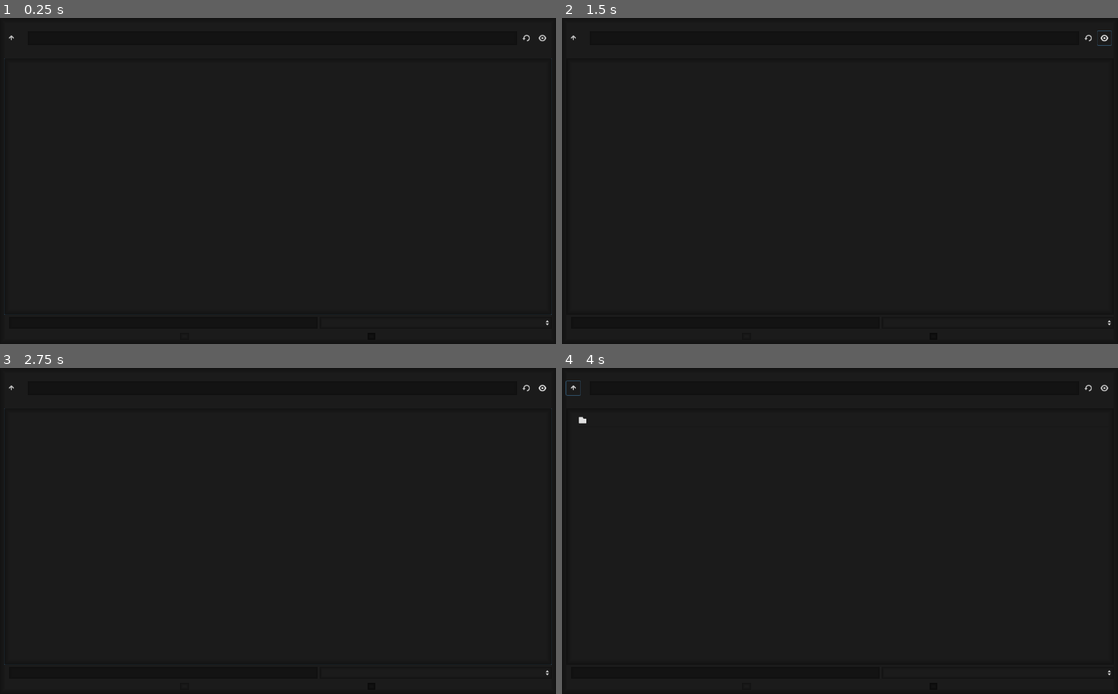
Above: before the commit, frames 1-4 (two rows, left to right).
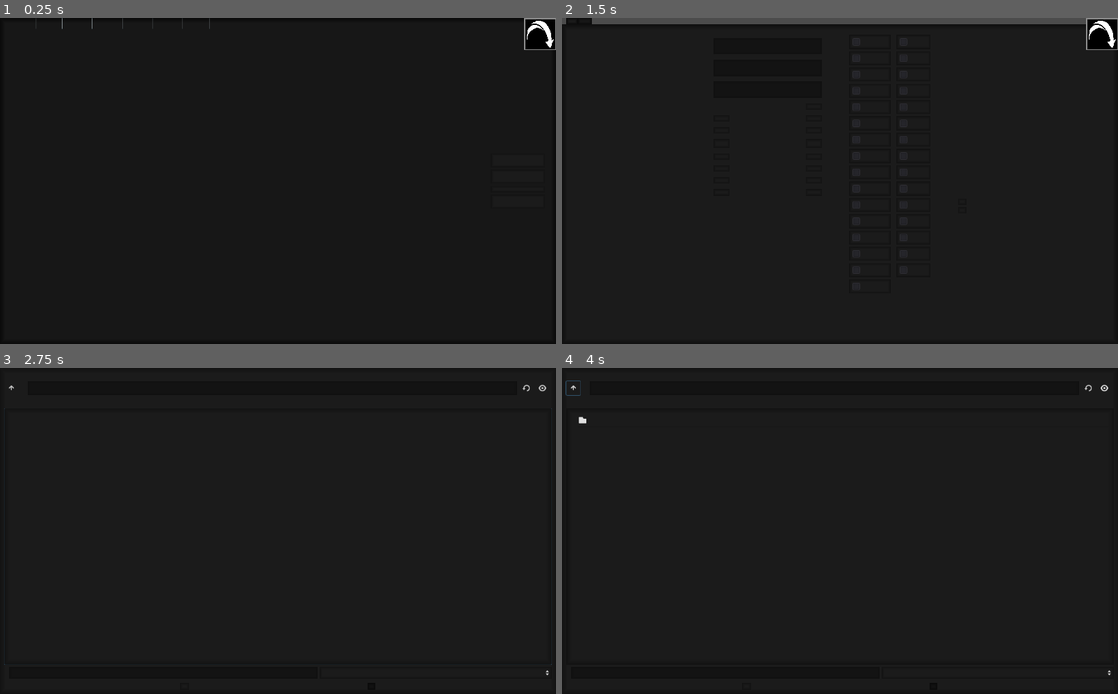
Above: after the commit, the same moments.

Repository: srsilverexe/51LV3R-GRPGS-Helper
Game: Godot game, scene res://Scenes/InventoryViewer.tscn
Same seed, same stepped clock (60 frames per second), same inputs: the game is played once before the commit and once after it. This scene is started directly instead of the project's main scene.
Inputs (mouse positions are in pixels of both pictures, inside the frame that each line leads up to):
- Up to frame 1 (0.25 s): no input
- Up to frame 2 (1.5 s): click "Remove" at 0.5 s; click (1101, 34) at 1.25 s
- Up to frame 3 (2.75 s): click "Load" at 2 s
- Up to frame 4 (4 s): click (1101, 384) at 2.75 s; click (573, 387) at 3.5 s

The runs differ from the first frame. In frame 1, 0.5% of the frame differs, in the area x 0-100%, y 0-95%; in frame 2, 2.3%; in frame 3, less than 0.1%; in frame 4, less than 0.1%.
Error before the commit: Invalid get index 'Linguage' (on base: 'Dictionary'). (res://Scripts/Singletons/Global.gd:23)
Error after the commit: Invalid get index 'Linguage' (on base: 'Dictionary'). (res://Scripts/Singletons/Global.gd:95)

Commit message:
Added a compatibility layer for sheets created in previous versions

Diff:
--- a/Scenes/Menu.tscn
+++ b/Scenes/Menu.tscn
@@ -16,8 +16,9 @@
 size = 26
 font_data = ExtResource( 1 )
 
-[sub_resource type="InputEventAction" id=4]
-action = "short_calculators"
+[sub_resource type="InputEventKey" id=4]
+shift = true
+scancode = 67
 
 [sub_resource type="ShortCut" id=5]
 shortcut = SubResource( 4 )
@@ -103,6 +104,7 @@
 margin_bottom = 198.0
 hint_tooltip = "TOOLTIP_SHEET_MANAGER"
 custom_fonts/font = ExtResource( 3 )
+shortcut_in_tooltip = false
 text = "SHEET_MANAGER"
 
 [node name="Button3" type="Button" parent="Panel/VBoxContainer"]
@@ -111,6 +113,7 @@
 margin_bottom = 279.0
 hint_tooltip = "TOOLTIP_DICES"
 custom_fonts/font = ExtResource( 3 )
+shortcut_in_tooltip = false
 text = "DICES"
 
 [node name="ButtonConfigs" type="Button" parent="Panel/VBoxContainer"]
@@ -119,6 +122,7 @@
 margin_bottom = 360.0
 hint_tooltip = "TOOLTIP_SETINGS"
 custom_fonts/font = ExtResource( 3 )
+shortcut_in_tooltip = false
 text = "SETTINGS"
 __meta__ = {
 "_edit_use_anchors_": false
@@ -130,6 +134,7 @@
 margin_bottom = 441.0
 hint_tooltip = "TOOLTIP_EXIT"
 custom_fonts/font = ExtResource( 3 )
+shortcut_in_tooltip = false
 text = "EXIT"
 __meta__ = {
 "_edit_use_anchors_": false
--- a/Scripts/InventoryViewer.gd
+++ b/Scripts/InventoryViewer.gd
@@ -20,7 +20,7 @@
 	_update_inventory()
 
 func _process(delta):
-	if Global.curentSheet != null:
+	if Global.curentSheetPath != null:
 		SaveSistem.save_data(Global.curentSheetPath, Global.curentSheet)
 	if $AcceptDialog.visible:
 		if $AcceptDialog/ScrollContainer/VBoxContainer/LineEdit.text == "" \
@@ -224,7 +224,9 @@
 	pass
 
 func _on_FileDialog_file_selected(path):
-	Global.curentSheet = SaveSistem.load_data(path)
 	Global.curentSheetPath = path
-	Global.curentSheet = SaveSistem.load_data(path)
-	_update_inventory()
+	var a = SaveSistem.load_data(path)
+	for i in Global.curentSheet:
+		if i in a:
+			Global.curentSheet[i] = a[i]
+	_update_inventory()
--- a/Scripts/Menu.gd
+++ b/Scripts/Menu.gd
@@ -22,6 +22,7 @@
 	pass
 
 func _on_ButtonConfigs_button_down():
+# warning-ignore:return_value_discarded
 	get_tree().change_scene("res://Scenes/Settings.tscn")
 	pass
 
--- a/Scripts/SheetMaker.gd
+++ b/Scripts/SheetMaker.gd
@@ -62,7 +62,14 @@
 	"requirements": [],
 	"durability": [],
 	"rarity": [],
-	"ability": []
+	"ability": [],
+	#Grimory
+	"g_index": [],
+	"g_names": [],
+	"g_ability": [],
+	"g_requirements": [],
+	"g_cost": [],
+	"g_min_level": []
 }
 
 var tempSheetPath = null
@@ -86,6 +93,7 @@
 	$FileDialog2.add_filter("*.sheet")
 	pass
 
+# warning-ignore:unused_argument
 func _process(delta):
 	for button in get_tree().get_nodes_in_group("skills_buttons"):
 		_skills(button)
@@ -336,7 +344,10 @@
 # warning-ignore:shadowed_variable
 func _on_FileDialog_file_selected(path):
 	tempSheetPath = path
-	temp_sheet = SaveSistem.load_data(path)
+	var a = SaveSistem.load_data(path)
+	for i in temp_sheet:
+		if i in a:
+			temp_sheet[i] = a[i]
 	_sync_lines()
 	pass
 
--- a/Scripts/SheetManager.gd
+++ b/Scripts/SheetManager.gd
@@ -7,5 +7,6 @@
 
 
 func _on_Button2_button_down():
+# warning-ignore:return_value_discarded
 	get_tree().change_scene("res://Scenes/InventoryViewer.tscn")
 	pass # Replace with function body.
--- a/Scripts/SheetVisualizer.gd
+++ b/Scripts/SheetVisualizer.gd
@@ -13,15 +13,19 @@
 	pass
 
 func _on_FileDialog_file_selected(path):
-	Global.curentSheet = SaveSistem.load_data(path)
 	Global.curentSheetPath = path
-	Global.curentSheet = SaveSistem.load_data(path)
-	pass
-
+	var a = SaveSistem.load_data(path)
+	for i in Global.curentSheet:
+		if i in a:
+			Global.curentSheet[i] = a[i]
+	pass
+
+# warning-ignore:unused_argument
 func _process(delta):
 	if Global.curentSheet != null:
 		_sync_labels()
-		_sheet_update()
+		if Global.curentSheetPath != null:
+			_sheet_update()
 	pass
 
 func _sync_labels():
--- a/Scripts/Singletons/Global.gd
+++ b/Scripts/Singletons/Global.gd
@@ -7,7 +7,78 @@
 var shortcurts = preload("res://Scenes/Popups/PopupShortcurts.tscn")
 var noFunc = preload("res://Scenes/Popups/UnvaliableFunc.tscn")
 
-var curentSheet = null
+var curentSheet = {
+	#Base
+	"name": "Joe Doe",
+	"race": "Nenhuma",
+	"class": "Nenhuma",
+	#Status
+	"level": 1,
+	"life": 0,
+	"stamina": 0,
+	"mana_vital_energy": 0,
+	"money": 0,
+	"max_life": 0,
+	"max_stamina": 0,
+	"max_mana_vital_energy": 0,
+	#Points
+	"strength": 5,
+	"velocity": 5,
+	"intelligence": 5,
+	"wisdom": 5,
+	"charisma": 5,
+	"vitality": 5,
+	"sanity": 0,
+	#Skills
+	"cold_steel": false,
+	"handguns": false,
+	"medium_weapons": false,
+	"long_weapons": false,
+	"heavy_weapons": false,
+	"break-ins": false,
+	"martial_arts": false,
+	"attention_notice": false,
+	"fight": false,
+	"credibility": false,
+	"personal_cares": false,
+	"disguise": false,
+	"education_general_culture": false,
+	"hide_evade": false,
+	"dodge_escape": false,
+	"falsification": false,
+	"stealth": false,
+	"questioning": false,
+	"intimidation": false,
+	"leadership": false,
+	"medicines": false,
+	"medicine": false,
+	"bargain": false,
+	"perception": false,
+	"labia_persuasion": false,
+	"first_aid": false,
+	"drug_torture_resistance": false,
+	"resistance": false,
+	"seduction": false,
+	"survival": false,
+	"tracking": false,
+	#Inventory
+	"index": [],
+	"names": [],
+	"base_damage": [],
+	"base_defense": [],
+	"requirements": [],
+	"durability": [],
+	"rarity": [],
+	"ability": [],
+	#Grimory
+	"g_index": [],
+	"g_names": [],
+	"g_ability": [],
+	"g_requirements": [],
+	"g_cost": [],
+	"g_min_level": []
+}
+
 var curentSheetPath = null
 
 func _init():
@@ -19,6 +90,7 @@
 func _ready():
 	setings = SaveSistem.load_data("user://setings.cfg")
 
+# warning-ignore:unused_argument
 func _process(delta):
 	TranslationServer.set_locale(setings["Linguage"])
 
--- a/project.godot
+++ b/project.godot
@@ -40,6 +40,14 @@
 
 [input]
 
+ui_accept={
+"deadzone": 0.5,
+"events": [ Object(InputEventKey,"resource_local_to_scene":false,"resource_name":"","device":0,"alt":false,"shift":false,"control":false,"meta":false,"command":false,"pressed":false,"scancode":16777221,"unicode":0,"echo":false,"script":null)
+, Object(InputEventKey,"resource_local_to_scene":false,"resource_name":"","device":0,"alt":false,"shift":false,"control":false,"meta":false,"command":false,"pressed":false,"scancode":16777222,"unicode":0,"echo":false,"script":null)
+, Object(InputEventKey,"resource_local_to_scene":false,"resource_name":"","device":0,"alt":false,"shift":false,"control":false,"meta":false,"command":false,"pressed":false,"scancode":32,"unicode":0,"echo":false,"script":null)
+, Object(InputEventJoypadButton,"resource_local_to_scene":false,"resource_name":"","device":0,"button_index":0,"pressure":0.0,"pressed":false,"script":null)
+ ]
+}
 ui_esc={
 "deadzone": 0.5,
 "events": [ Object(InputEventKey,"resource_local_to_scene":false,"resource_name":"","device":0,"alt":false,"shift":false,"control":false,"meta":false,"command":false,"pressed":false,"scancode":16777217,"unicode":0,"echo":false,"script":null)
@@ -48,11 +56,6 @@
 popup_shortcurts={
 "deadzone": 0.5,
 "events": [ Object(InputEventKey,"resource_local_to_scene":false,"resource_name":"","device":0,"alt":false,"shift":false,"control":true,"meta":false,"command":true,"pressed":false,"scancode":81,"unicode":0,"echo":false,"script":null)
- ]
-}
-short_calculators={
-"deadzone": 0.5,
-"events": [ Object(InputEventKey,"resource_local_to_scene":false,"resource_name":"","device":0,"alt":false,"shift":true,"control":false,"meta":false,"command":false,"pressed":false,"scancode":67,"unicode":0,"echo":false,"script":null)
  ]
 }
 short_damage={
Binary file changed: Translations/Translation.en.translation
Binary file changed: Translations/Translation.pt_BR.translation
Not shown, changed: export_presets.cfg
